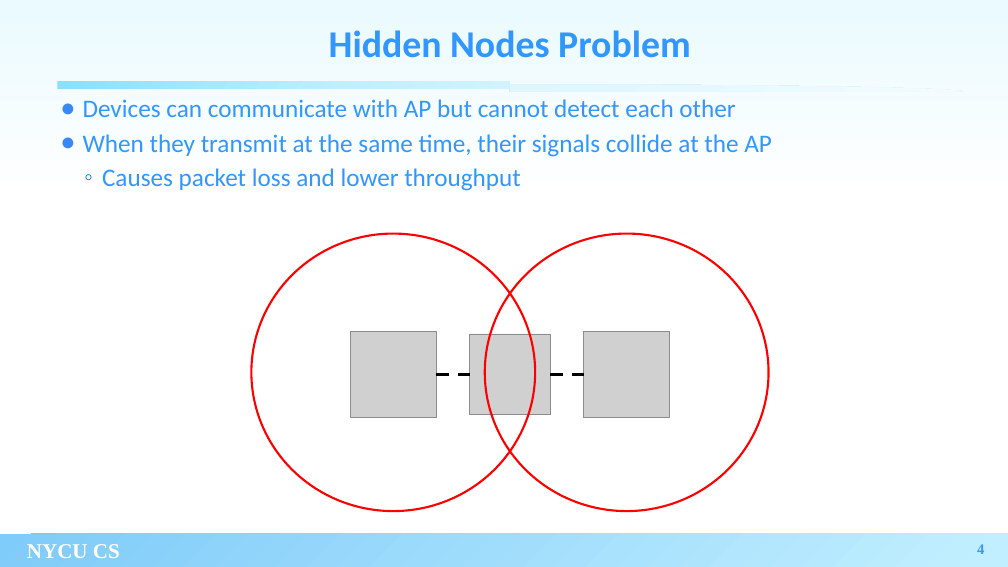
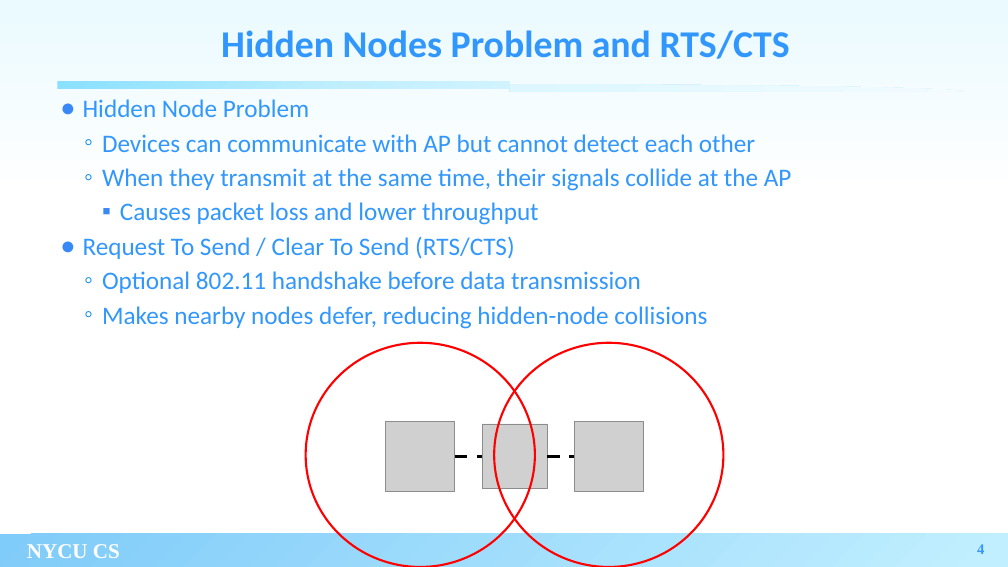
Before and after one commit to xoxonut/thesis, a slide deck: slide 4 of thesis proposal 7_20.pptx. Drawn at 1008x567 pixels with LibreOffice and Linux fonts; fonts in the diff are those of the drawing; grey boxes stand for pictures; background and template pictures are left out. Boxes give left, top, right and bottom in pixels: in the first picture for what was removed or moved away, otherwise in the second. Text is boxed around its words. In the diff, an @@ line names an element or a change of style, - is before the commit and + after.

```diff
--- a/thesis proposal 7_20.pptx
+++ b/thesis proposal 7_20.pptx
@@ title at bbox=[221, 30, 790, 59]: text changed @@
-Hidden Nodes Problem
+Hidden Nodes Problem and RTS/CTS
@@ text at bbox=[83, 99, 309, 117]: paragraph added @@
+● Hidden Node Problem
@@ text at bbox=[102, 134, 792, 225]: bullet ● to ◦; list level 1 to 2 in "Devices can communicate with AP ..."; bullet colour #3889F6 to #0088EE; list level 1 to 2 in "When they transmit at the ..."; bullet ◦ to ▪; list level 2 to 3 in "Causes packet loss and lower ..."; bullet colour #0088EE to #3889F6 @@
@@ text at bbox=[83, 236, 707, 329]: paragraphs added @@
+● Request To Send / Clear To Send (RTS/CTS)
+  ◦ Optional 802.11 handshake before data transmission
+  ◦ Makes nearby nodes defer, reducing hidden-node collisions
@@ ellipse: place and size @@
-ellipse at bbox=[251, 234, 535, 511]
+ellipse at bbox=[306, 343, 535, 567]
@@ ellipse: place and size @@
-ellipse at bbox=[485, 234, 768, 511]
+ellipse at bbox=[495, 343, 724, 567]
@@ picture: place and size @@
-picture at bbox=[351, 331, 436, 417]
+picture at bbox=[386, 422, 455, 492]
@@ picture: place and size @@
-picture at bbox=[470, 334, 550, 414]
+picture at bbox=[482, 424, 547, 489]
@@ picture: place and size @@
-picture at bbox=[584, 331, 669, 417]
+picture at bbox=[575, 422, 644, 492]
@@ line moved from (436, 374) - (470, 374) to (455, 457) - (482, 457) @@
@@ line moved from (551, 374) - (584, 374) to (547, 457) - (575, 457) @@
```
Also in this commit, not shown: 3 other slides changed, 2 other files.
